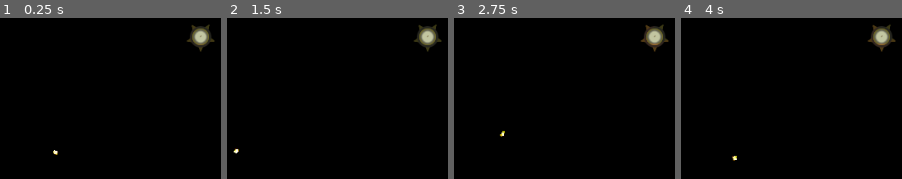
Above: before the commit, frames 1-4 (left to right).
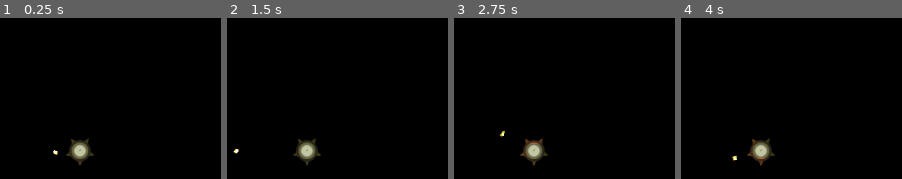
Above: after the commit, the same moments.

Repository: albielee/TastyGameJam
Game: Godot game, scene res://albiesworld.tscn
Same seed, same stepped clock (60 frames per second), same inputs: the game is played once before the commit and once after it. This scene is started directly instead of the project's main scene.
Inputs (mouse positions are in pixels of both pictures, inside the frame that each line leads up to):
- Up to frame 1 (0.25 s): no input
- Up to frame 2 (1.5 s): tap Enter at 0.5 s; move the mouse to (434, 129) at 0.52 s; tap Space at 1.25 s; move the mouse to (outside the picture) at 1.27 s
- Up to frame 3 (2.75 s): tap Enter at 2 s; move the mouse to (566, 58) at 2.02 s
- Up to frame 4 (4 s): tap Space at 2.75 s; move the mouse to (outside the picture) at 2.77 s; tap Enter at 3.5 s; move the mouse to (outside the picture) at 3.52 s

The runs differ from the first frame. In frame 1, 2.3% of the frame differs, in the area x 29-97%, y 4-92%; in frame 2, 2.3%; in frame 3, 2.4%, in the area x 29-98%, y 4-92%; in frame 4, 2.4%.

Commit message:
wind stuff

Diff:
--- /dev/null
+++ b/tastygamejam/HallwayWindBlaster.tscn
@@ -0,0 +1,3 @@
+[gd_scene format=3 uid="uid://ckivv7h2uweb3"]
+
+[node name="HallwayWindBlaster" type="Node2D"]
--- a/tastygamejam/albiesworld.tscn
+++ b/tastygamejam/albiesworld.tscn
@@ -6,18 +6,24 @@
 [ext_resource type="PackedScene" uid="uid://bwbdqqagtxtdy" path="res://wind_left.tscn" id="5_7g68r"]
 
 [node name="albiesworld" type="Node2D"]
+position = Vector2(590, 175)
 
 [node name="Player" parent="." instance=ExtResource("1_8lb6i")]
-position = Vector2(-53, 279)
+position = Vector2(-373, 79)
 
 [node name="Camera2D" type="Camera2D" parent="."]
 position = Vector2(6, 91)
 script = ExtResource("2_072x2")
 
 [node name="Candle" parent="." instance=ExtResource("4_7fdrq")]
-position = Vector2(149, 142)
+position = Vector2(-316, 79)
 
 [node name="WindLeft" parent="." instance=ExtResource("5_7g68r")]
-position = Vector2(697, -249)
+position = Vector2(377, 83)
 TIMED_WIND = true
 WIND_INTERNAL = 7
+
+[node name="CollisionShape2D" parent="WindLeft" index="1"]
+position = Vector2(271.375, -1)
+
+[editable path="WindLeft"]
--- a/tastygamejam/player.tscn
+++ b/tastygamejam/player.tscn
@@ -135,10 +135,12 @@
 		else:
 			print(\"cant light that son\")
 	if area.is_in_group(\"Wind\"):
+		print(\"match area in wind\")
 		current_wind_object = area
 
 func _on_held_match_area_exited(area: Area2D) -> void:
 	if area.is_in_group(\"Wind\"):
+		print(\"match area exited\")
 		current_wind_object = null
 "
 
--- a/tastygamejam/wind_down.tscn
+++ b/tastygamejam/wind_down.tscn
@@ -68,3 +68,5 @@
 [node name="CollisionShape2D" type="CollisionShape2D" parent="."]
 position = Vector2(-2, -3)
 shape = SubResource("RectangleShape2D_1yyqn")
+
+[node name="Timer" type="Timer" parent="."]
--- a/tastygamejam/wind_left.tscn
+++ b/tastygamejam/wind_left.tscn
@@ -49,7 +49,7 @@
 collision_bounce = 0.0
 
 [sub_resource type="RectangleShape2D" id="RectangleShape2D_1yyqn"]
-size = Vector2(188.5, 156)
+size = Vector2(729.25, 156)
 
 [node name="WindLeft" type="Area2D" groups=["Wind"]]
 rotation = 3.14159
--- a/tastygamejam/wind_right.tscn
+++ b/tastygamejam/wind_right.tscn
@@ -49,7 +49,7 @@
 collision_bounce = 0.0
 
 [sub_resource type="RectangleShape2D" id="RectangleShape2D_1yyqn"]
-size = Vector2(188.5, 156)
+size = Vector2(779.25, 156)
 
 [node name="WindRight" type="Area2D" groups=["Wind"]]
 script = ExtResource("1_jsbib")
@@ -67,3 +67,8 @@
 [node name="CollisionShape2D" type="CollisionShape2D" parent="."]
 position = Vector2(1, -1)
 shape = SubResource("RectangleShape2D_1yyqn")
+
+[node name="Timer" type="Timer" parent="."]
+autostart = true
+
+[connection signal="timeout" from="Timer" to="." method="_on_timer_timeout"]
--- a/tastygamejam/wind_up.tscn
+++ b/tastygamejam/wind_up.tscn
@@ -69,3 +69,5 @@
 [node name="CollisionShape2D" type="CollisionShape2D" parent="."]
 position = Vector2(-2, -3)
 shape = SubResource("RectangleShape2D_1yyqn")
+
+[node name="Timer" type="Timer" parent="."]
--- a/tastygamejam/winddown.gd
+++ b/tastygamejam/winddown.gd
@@ -1,11 +1,27 @@
 extends Area2D
-
 
 @onready var collision_shape = $CollisionShape2D
 @onready var gpu_particles = $GPUParticles2D
+@onready var timer = $Timer
 var facing_direction = 1.5708
 
+@export var TIMED_WIND = false
+@export var WIND_INTERNAL = 0
+
+var wind_on = true
+
 func _ready() -> void:
+	timer.wait_time = WIND_INTERNAL
 	var material = gpu_particles.process_material
 	material.emission_box_extents = Vector3(collision_shape.shape.size.x/2 + 200,collision_shape.shape.size.y/2,0)
 	gpu_particles.amount = (collision_shape.shape.size.x/collision_shape.shape.size.y) * 10
+
+func _on_timer_timeout() -> void:
+	if(TIMED_WIND):
+		wind_on = !wind_on
+		if(wind_on):
+			collision_shape.disabled = false
+			gpu_particles.emitting = true
+		else:
+			collision_shape.disabled = true
+			gpu_particles.emitting = false
--- a/tastygamejam/windleft.gd
+++ b/tastygamejam/windleft.gd
@@ -4,7 +4,7 @@
 @onready var collision_shape = $CollisionShape2D
 @onready var gpu_particles = $GPUParticles2D
 @onready var timer = $Timer
-var facing_direction = -3.14159
+var facing_direction = 3.14159
 
 @export var TIMED_WIND = false
 @export var WIND_INTERNAL = 0
@@ -17,7 +17,6 @@
 	material.emission_box_extents = Vector3(collision_shape.shape.size.x/2 + 200,collision_shape.shape.size.y/2,0)
 	gpu_particles.amount = (collision_shape.shape.size.x/collision_shape.shape.size.y) * 10
 
-
 func _on_timer_timeout() -> void:
 	if(TIMED_WIND):
 		wind_on = !wind_on
--- a/tastygamejam/windright.gd
+++ b/tastygamejam/windright.gd
@@ -3,9 +3,27 @@
 
 @onready var collision_shape = $CollisionShape2D
 @onready var gpu_particles = $GPUParticles2D
+@onready var timer = $Timer
 var facing_direction = 0
 
+@export var TIMED_WIND = false
+@export var WIND_INTERNAL = 5
+
+var wind_on = true
+
 func _ready() -> void:
+	timer.wait_time = WIND_INTERNAL
 	var material = gpu_particles.process_material
 	material.emission_box_extents = Vector3(collision_shape.shape.size.x/2 + 200,collision_shape.shape.size.y/2,0)
 	gpu_particles.amount = (collision_shape.shape.size.x/collision_shape.shape.size.y) * 10
+
+
+func _on_timer_timeout() -> void:
+	if(TIMED_WIND):
+		wind_on = !wind_on
+		if(wind_on):
+			collision_shape.disabled = false
+			gpu_particles.emitting = true
+		else:
+			collision_shape.disabled = true
+			gpu_particles.emitting = false
--- a/tastygamejam/windup.gd
+++ b/tastygamejam/windup.gd
@@ -1,11 +1,27 @@
 extends Area2D
-
 
 @onready var collision_shape = $CollisionShape2D
 @onready var gpu_particles = $GPUParticles2D
+@onready var timer = $Timer
 var facing_direction = -1.5708
 
+@export var TIMED_WIND = false
+@export var WIND_INTERNAL = 0
+
+var wind_on = true
+
 func _ready() -> void:
+	timer.wait_time = WIND_INTERNAL
 	var material = gpu_particles.process_material
 	material.emission_box_extents = Vector3(collision_shape.shape.size.x/2 + 200,collision_shape.shape.size.y/2,0)
 	gpu_particles.amount = (collision_shape.shape.size.x/collision_shape.shape.size.y) * 10
+
+func _on_timer_timeout() -> void:
+	if(TIMED_WIND):
+		wind_on = !wind_on
+		if(wind_on):
+			collision_shape.disabled = false
+			gpu_particles.emitting = true
+		else:
+			collision_shape.disabled = true
+			gpu_particles.emitting = false
Not shown: 1 places in tastygamejam/candle.tscn that only renumber resources
Not shown: 1 places in tastygamejam/fire.tscn that only renumber resources
Not shown: 1 places in tastygamejam/player.tscn that only renumber resources
Not shown: 1 places in tastygamejam/wind_down.tscn that only renumber resources
